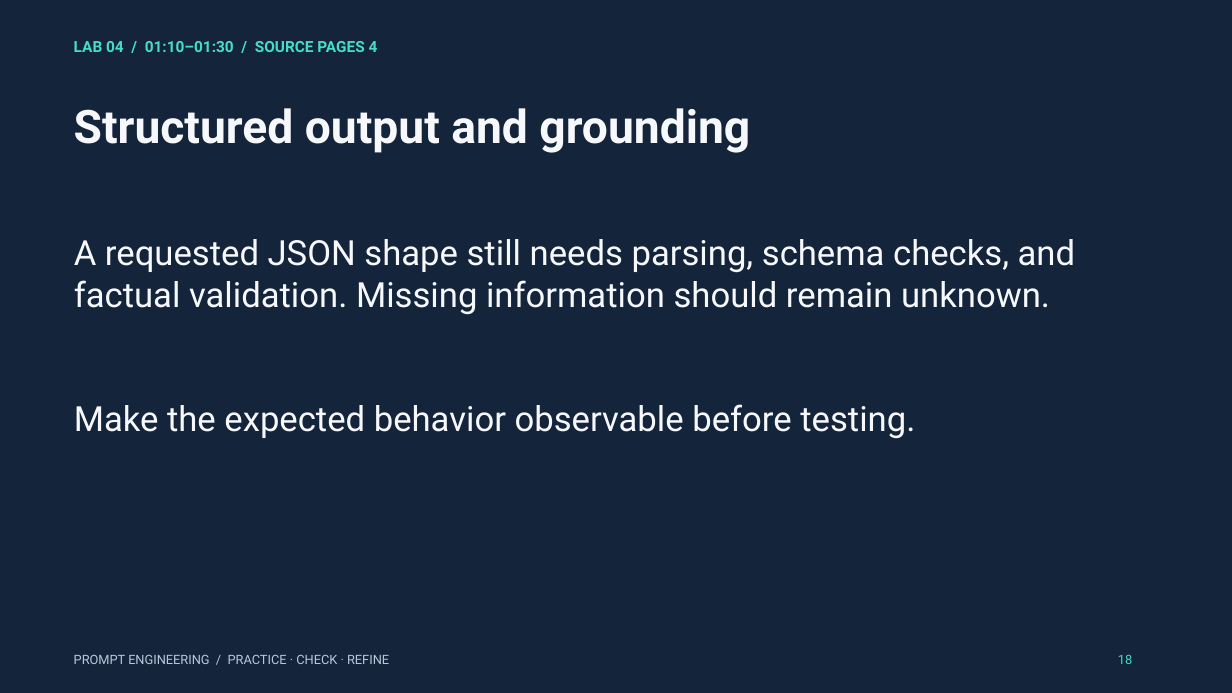
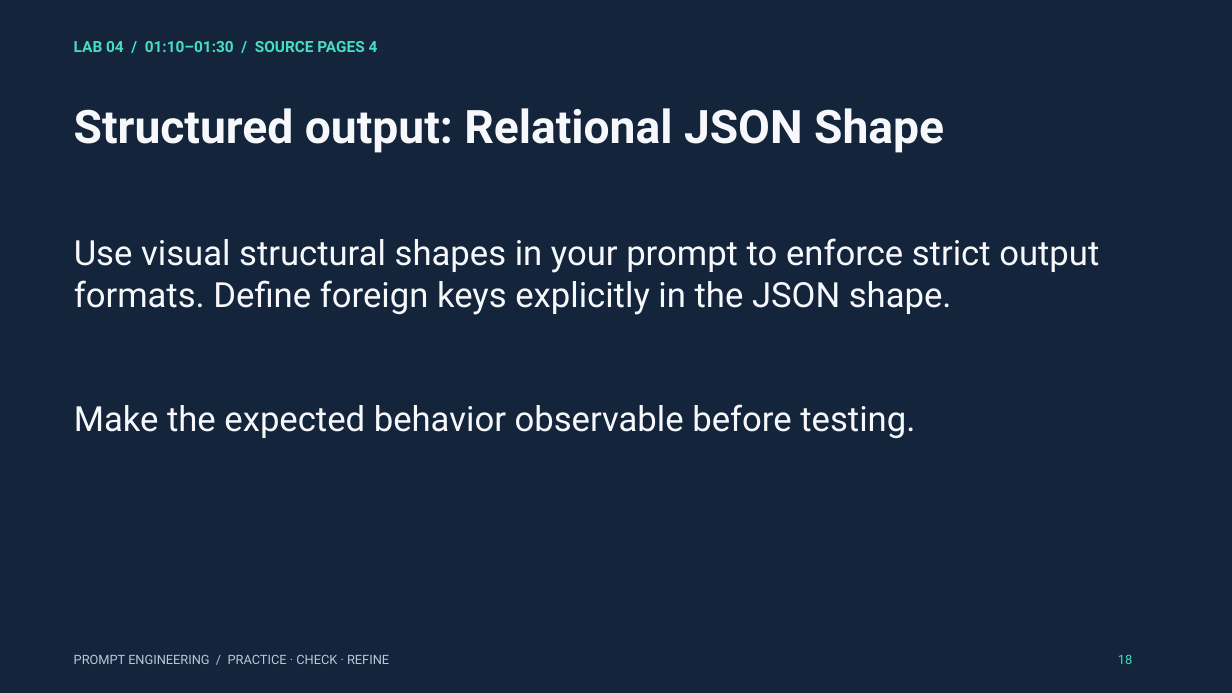
Before and after one commit to mahdimnkh81/prompt-engineering-workshop, a slide deck: slide 18 of materials/prompt_engineering_3_hour_workshop.pptx. Drawn at 1232x693 pixels with LibreOffice and Linux fonts; fonts in the diff are those of the drawing. Boxes give left, top, right and bottom in pixels: in the first picture for what was removed or moved away, otherwise in the second. Text is boxed around its words. In the diff, an @@ line names an element or a change of style, - is before the commit and + after.

```diff
--- a/materials/prompt_engineering_3_hour_workshop.pptx
+++ b/materials/prompt_engineering_3_hour_workshop.pptx
@@ text at (x1=74, y1=108, x2=944, y2=153): text changed @@
-Structured output and grounding
+Structured output: Relational JSON Shape
@@ text at (x1=74, y1=238, x2=1099, y2=315): text changed @@
-A requested JSON shape still needs parsing, schema checks, and factual validation. Missing information should remain unknown.
+Use visual structural shapes in your prompt to enforce strict output formats. Define foreign keys explicitly in the JSON shape.
```
Also in this commit, not shown: 19 other slides changed, 14 other files.
